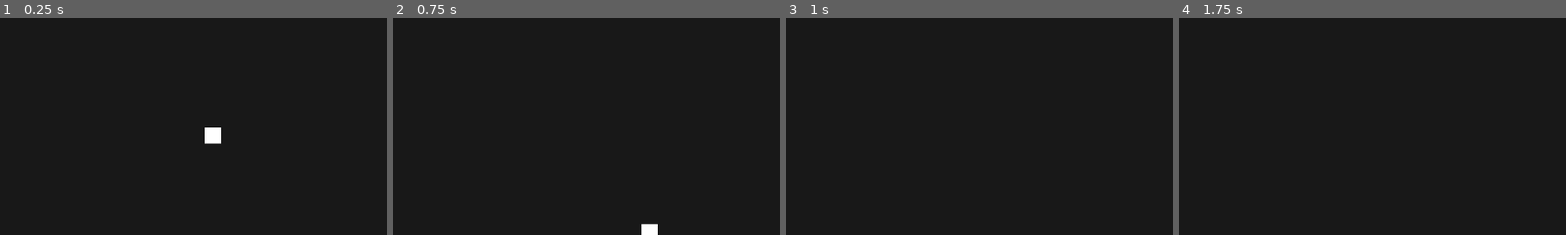
Above: before the commit, frames 1-4 (left to right).
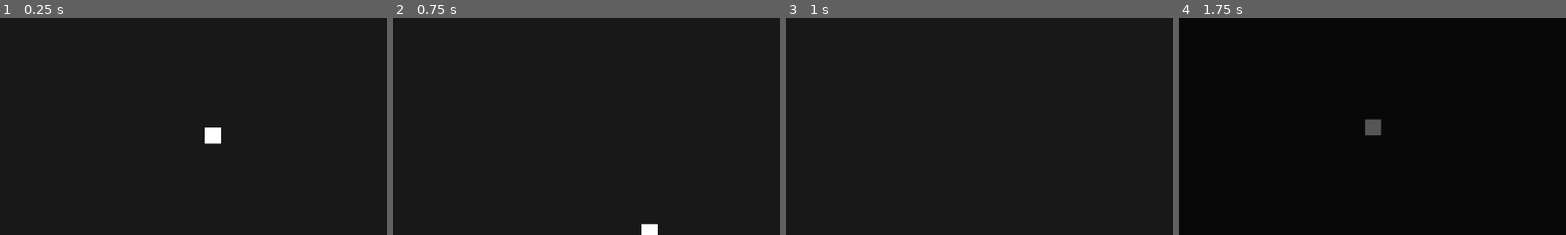
Above: after the commit, the same moments.

Repository: trainb0y/brackeys-2024-1
Game: Godot game, scene res://Scenes/level.tscn
Two runs of this game, one before a commit and one after it. Both use one fixed random seed, a clock stepped at 60 frames per second and the inputs below. Before the commit the project has no main scene; this scene is started directly in both runs. Sound files missing from this copy of the repository are replaced by a short silence.
Inputs:
- Up to frame 1 (0.25 s): no input
- Up to frame 2 (0.75 s): hold Right (player_right) from 0.53 s (still down); tap E (player_use) at 0.6 s
- Up to frame 3 (1 s): keep holding Right (player_right); tap Space (player_jump) at 0.77 s
- Up to frame 4 (1.75 s): keep holding Right (player_right); tap E (player_use) at 1.35 s; tap Space (player_jump) at 1.52 s
The pictures show only the part of the screen within x 23-72%, y 35-85%; the shares and areas given below are measured in that part.

Frames 1-3 are identical in both runs. In frame 4, 0.3% of the frame differs, in the area x 48-53%, y 46-55%.
Error before the commit: Invalid access to property or key 'position' on a base object of type 'Nil'. (res://Scripts/player.gd:24)
Error after the commit: Invalid call. Nonexistent function 'enable' in base 'Nil'. (res://Scripts/dimensions.gd:27)

Commit message:
first two levels and spawn point tweaks

Diff:
--- /dev/null
+++ b/Scenes/Levels/level1.tscn
@@ -0,0 +1,43 @@
+[gd_scene load_steps=7 format=3 uid="uid://bgyt6m1fw6rg5"]
+
+[ext_resource type="PackedScene" uid="uid://c7bgla3viltv8" path="res://Scenes/transition.tscn" id="1_5twmx"]
+[ext_resource type="PackedScene" uid="uid://0rghwpnt8qio" path="res://Scenes/player.tscn" id="1_376ux"]
+[ext_resource type="Script" path="res://Scripts/dimensions.gd" id="2_5pa0n"]
+[ext_resource type="PackedScene" uid="uid://dt414hd8xvikb" path="res://Scenes/dimension.tscn" id="3_pqj22"]
+[ext_resource type="PackedScene" uid="uid://dyl3ntck53xy6" path="res://Scenes/dialog.tscn" id="5_ahwq4"]
+[ext_resource type="PackedScene" uid="uid://c3csacx10wb8k" path="res://Scenes/flag.tscn" id="5_fx4sn"]
+
+[node name="Level" type="Node2D"]
+
+[node name="Transition" parent="." instance=ExtResource("1_5twmx")]
+
+[node name="Player" parent="." instance=ExtResource("1_376ux")]
+
+[node name="Dimensions" type="Node" parent="." node_paths=PackedStringArray("first_dimension")]
+script = ExtResource("2_5pa0n")
+first_dimension = NodePath("Dimension")
+
+[node name="Dimension" parent="Dimensions" instance=ExtResource("3_pqj22")]
+layer_0/tile_data = PackedInt32Array(131071, 131072, 1, 65536, 131072, 1, 65537, 131072, 1, 65538, 131072, 1, 65539, 131072, 1, 65540, 65536, 131073, 65541, 65536, 65536, 65542, 65536, 65537, 65543, 131072, 1, 65544, 131072, 1, 65545, 131072, 1, 65546, 131072, 1, 65547, 131072, 1, 65548, 131072, 1, 65549, 131072, 1, 65550, 65536, 131073, 65551, 65536, 65536, 65552, 131072, 65536, 4, 65536, 131072, -65532, 131072, 196608, -65531, 65536, 0, 5, 0, 2, -65530, 131072, 0, 6, 65536, 196608, 16, 65536, 196608, 15, 0, 2, 14, 65536, 131072, -65522, 131072, 196608, -65521, 65536, 0, -65520, 131072, 0, 131070, 131072, 1, 131069, 131072, 1, 131068, 196608, 65536)
+
+[node name="Dialog" parent="Dimensions/Dimension" instance=ExtResource("5_ahwq4")]
+position = Vector2(1, -12)
+text = "[center]
+Hey. You're new here.
+
+(AD+Space to move)
+[/center]
+"
+
+[node name="Dialog2" parent="Dimensions/Dimension" instance=ExtResource("5_ahwq4")]
+position = Vector2(207, -16)
+text = "[center]
+That's your target.
+
+---->
+[/center]
+"
+
+[node name="Flag" parent="Dimensions/Dimension" instance=ExtResource("5_fx4sn")]
+position = Vector2(259, -24)
+next_level = "res://Scenes/Levels/level2.tscn"
--- /dev/null
+++ b/Scenes/Levels/level2.tscn
@@ -0,0 +1,71 @@
+[gd_scene load_steps=8 format=3 uid="uid://d0xx3twobebjv"]
+
+[ext_resource type="PackedScene" uid="uid://c7bgla3viltv8" path="res://Scenes/transition.tscn" id="1_bj46y"]
+[ext_resource type="PackedScene" uid="uid://0rghwpnt8qio" path="res://Scenes/player.tscn" id="2_x1cdx"]
+[ext_resource type="Script" path="res://Scripts/dimensions.gd" id="3_h5rlw"]
+[ext_resource type="PackedScene" uid="uid://dt414hd8xvikb" path="res://Scenes/dimension.tscn" id="4_vgw1c"]
+[ext_resource type="PackedScene" uid="uid://bat7f8dsfbj1l" path="res://Scenes/door.tscn" id="5_myfe0"]
+[ext_resource type="PackedScene" uid="uid://c3csacx10wb8k" path="res://Scenes/flag.tscn" id="5_qqqp5"]
+[ext_resource type="PackedScene" uid="uid://dyl3ntck53xy6" path="res://Scenes/dialog.tscn" id="6_j0msf"]
+
+[node name="Level" type="Node2D"]
+
+[node name="Transition" parent="." instance=ExtResource("1_bj46y")]
+
+[node name="Player" parent="." instance=ExtResource("2_x1cdx")]
+
+[node name="Dimensions" type="Node" parent="." node_paths=PackedStringArray("first_dimension")]
+script = ExtResource("3_h5rlw")
+first_dimension = NodePath("Dimension")
+
+[node name="Dimension" parent="Dimensions" instance=ExtResource("4_vgw1c")]
+position = Vector2(5, 4)
+layer_0/tile_data = PackedInt32Array(131071, 196608, 65536, 65536, 131072, 1, 65537, 131072, 1, 65538, 131072, 1, 65539, 131072, 1, 65540, 131072, 1, 65541, 131072, 1, 65542, 196608, 196608)
+
+[node name="Door" parent="Dimensions/Dimension" node_paths=PackedStringArray("target") instance=ExtResource("5_myfe0")]
+position = Vector2(104, 0)
+target = NodePath("../../Dimension2")
+
+[node name="Dialog" parent="Dimensions/Dimension" instance=ExtResource("6_j0msf")]
+position = Vector2(38, -2)
+text = "[center]They call this next thing \"a door\"...
+
+(E to interact)[/center]"
+
+[node name="Dimension2" parent="Dimensions" instance=ExtResource("4_vgw1c")]
+position = Vector2(5, 4)
+layer_0/tile_data = PackedInt32Array(65542, 196608, 65536, 65543, 131072, 1, 65544, 131072, 1, 65545, 131072, 1, 65546, 131072, 1, 65548, 131072, 1, 65547, 131072, 1, 65549, 131072, 1, 65550, 131072, 1, 65551, 65536, 131073, 65552, 65536, 65536, 65553, 65536, 65536, 17, 0, 2, -65519, 0, 2, -131055, 0, 2, -196591, 65536, 0, -196592, 131072, 196608, -131056, 65536, 131072, -65520, 65536, 131072, 16, 0, 196609, -196590, 131072, 0, -131054, 65536, 196608, -65518, 65536, 196608, 18, 65536, 196608, 65554, 131072, 65536, 15, 131072, 196608)
+color = Color(0.682353, 0.0509804, 0.215686, 1)
+spawn_point = Vector2(110, 0)
+
+[node name="Door" parent="Dimensions/Dimension2" node_paths=PackedStringArray("target") instance=ExtResource("5_myfe0")]
+position = Vector2(104, 0)
+target = NodePath("../../Dimension")
+
+[node name="Dialog" parent="Dimensions/Dimension2" instance=ExtResource("6_j0msf")]
+position = Vector2(178, 0)
+text = "[center]Cool, right?
+
+I think so at least.[/center]"
+
+[node name="Flag" parent="Dimensions/Dimension2" instance=ExtResource("5_qqqp5")]
+position = Vector2(288, -56)
+
+[node name="Dimension3" parent="Dimensions" instance=ExtResource("4_vgw1c")]
+position = Vector2(5, 4)
+layer_0/tile_data = PackedInt32Array(65542, 196608, 65536, 65543, 131072, 1, 65544, 131072, 1, 65545, 131072, 1, 65546, 131072, 1, 65548, 131072, 1, 65547, 131072, 1, 65549, 131072, 1, 65550, 131072, 1, 65551, 65536, 131073, 65552, 65536, 65536, 65553, 65536, 65536, 17, 0, 2, -65519, 0, 2, -131055, 0, 2, -196591, 65536, 0, -196592, 131072, 196608, -131056, 65536, 131072, -65520, 65536, 131072, 16, 0, 196609, -196590, 131072, 0, -131054, 65536, 196608, -65518, 65536, 196608, 18, 65536, 196608, 65554, 131072, 65536, 15, 131072, 196608)
+color = Color(0.682353, 0.0509804, 0.215686, 1)
+spawn_point = Vector2(110, 0)
+
+[node name="Door" parent="Dimensions/Dimension3" node_paths=PackedStringArray("target") instance=ExtResource("5_myfe0")]
+position = Vector2(104, 0)
+target = NodePath("../../Dimension")
+
+[node name="Dialog" parent="Dimensions/Dimension3" instance=ExtResource("6_j0msf")]
+position = Vector2(178, 0)
+text = "[center]Cool, right?
+
+I think so at least.[/center]"
+
+[node name="Flag" parent="Dimensions/Dimension3" instance=ExtResource("5_qqqp5")]
+position = Vector2(288, -56)
--- a/Scenes/dialog.tscn
+++ b/Scenes/dialog.tscn
@@ -32,7 +32,7 @@
 theme_override_fonts/mono_font = ExtResource("2_ql5uo")
 theme_override_font_sizes/normal_font_size = 18
 bbcode_enabled = true
-text = "this is sample text"
+text = "[center]Lorem ipsum dolor sit amet, consectetur adipiscing elit, sed do eiusmod tempor incididunt.[/center]"
 fit_content = true
 scroll_active = false
 autowrap_mode = 2
--- a/Scenes/level.tscn
+++ b/Scenes/level.tscn
@@ -1,12 +1,15 @@
-[gd_scene load_steps=6 format=3 uid="uid://nv36bvgxbfrx"]
+[gd_scene load_steps=7 format=3 uid="uid://nv36bvgxbfrx"]
 
 [ext_resource type="PackedScene" uid="uid://0rghwpnt8qio" path="res://Scenes/player.tscn" id="1_meujj"]
+[ext_resource type="PackedScene" uid="uid://c7bgla3viltv8" path="res://Scenes/transition.tscn" id="1_xc8pm"]
 [ext_resource type="Script" path="res://Scripts/dimensions.gd" id="2_vyic6"]
 [ext_resource type="PackedScene" uid="uid://dt414hd8xvikb" path="res://Scenes/dimension.tscn" id="3_r5bep"]
 [ext_resource type="PackedScene" uid="uid://rkpaqolrtkgw" path="res://Scenes/danger.tscn" id="4_l43s6"]
 [ext_resource type="PackedScene" uid="uid://c3csacx10wb8k" path="res://Scenes/flag.tscn" id="5_hsi8i"]
 
 [node name="Level" type="Node2D"]
+
+[node name="Transition" parent="." instance=ExtResource("1_xc8pm")]
 
 [node name="Player" parent="." instance=ExtResource("1_meujj")]
 
@@ -15,6 +18,6 @@
 
 [node name="Dimension" parent="Dimensions" instance=ExtResource("3_r5bep")]
 
+[node name="Flag" parent="Dimensions/Dimension" instance=ExtResource("5_hsi8i")]
+
 [node name="Danger" parent="Dimensions/Dimension" instance=ExtResource("4_l43s6")]
-
-[node name="Flag" parent="Dimensions/Dimension/Danger" instance=ExtResource("5_hsi8i")]
--- a/Scenes/player.tscn
+++ b/Scenes/player.tscn
@@ -22,6 +22,7 @@
 shape = SubResource("RectangleShape2D_bdnto")
 
 [node name="Sprite2D" type="Sprite2D" parent="."]
+z_index = 6
 position = Vector2(-2.38419e-07, -2.38419e-07)
 scale = Vector2(12, 12)
 texture = ExtResource("1_884b4")
--- a/Scripts/dimension.gd
+++ b/Scripts/dimension.gd
@@ -2,9 +2,13 @@
 extends TileMap
 
 @export var color: Color
+@export var spawn_point: Vector2
+
+@onready var player: Player = Util.get_player()
 
 func disable():
 	pass
 
 func enable():
+	player.spawn_point = spawn_point
 	self_modulate = color
--- a/Scripts/flag.gd
+++ b/Scripts/flag.gd
@@ -1,15 +1,14 @@
 extends Area2D
 
 @export_file(".tscn") var next_level: String
-@export_file(".tscn") var current_level: String
 
 @onready var t: Transition = Util.get_transition()
 @onready var audio: AudioStreamPlayer2D = $AudioStreamPlayer2D
 
 func _ready():
-	owner.connect("ready", _on_scene_ready)
+	owner.connect("ready", _post_ready)
 
-func _on_scene_ready():
+func _post_ready():
 	t.out_of_black()
 
 func _on_body_entered(body):
--- a/Scripts/key.gd
+++ b/Scripts/key.gd
@@ -11,10 +11,9 @@
 var offset: Vector2 = Vector2.ZERO
 var t_dir = 1
 
-var spawn_point: Vector2
+@onready var spawn_point: Vector2 = position
 
 func _ready():
-	spawn_point = position
 	modulate = unlocks.target.color
 
 func _physics_process(delta: float):
--- a/Scripts/player.gd
+++ b/Scripts/player.gd
@@ -1,7 +1,6 @@
 class_name Player
 extends CharacterBody2D
 
-@export var spawn_point: Node2D
 @export var death_y: float = 1000
 
 const SPEED: float = 250.0
@@ -15,13 +14,19 @@
 var current_coyote: float = 0
 var current_air_time: float = 0
 
+@onready var spawn_point: Vector2 = position
+
 @onready var audio_jump: AudioStreamPlayer2D = $JumpPlayer
 @onready var audio_die: AudioStreamPlayer2D = $DeathPlayer
 
 @onready var t: Transition = Util.get_transition()
 
 func _ready():
-	position = spawn_point.position
+	owner.connect("ready", _post_ready)
+
+func _post_ready():
+	position = spawn_point # so that the dimension can tell us the spawn
+
 
 func _physics_process(delta: float):
 	handle_gravity(delta)
@@ -79,6 +84,6 @@
 	audio_die.play()
 	t.into_black()
 	await get_tree().create_timer(0.4).timeout
-	position = spawn_point.position
+	position = spawn_point
 	t.out_of_black()
 	dying = false
--- a/project.godot
+++ b/project.godot
@@ -11,7 +11,7 @@
 [application]
 
 config/name="Brackeys-2024-1"
-run/main_scene="res://Scenes/test.tscn"
+run/main_scene="res://Scenes/Levels/level1.tscn"
 config/features=PackedStringArray("4.2", "GL Compatibility")
 boot_splash/bg_color=Color(0.0509804, 0.0509804, 0.0509804, 1)
 config/icon="res://Sprites/icon.svg"
Not shown, changed: export_presets.cfg
